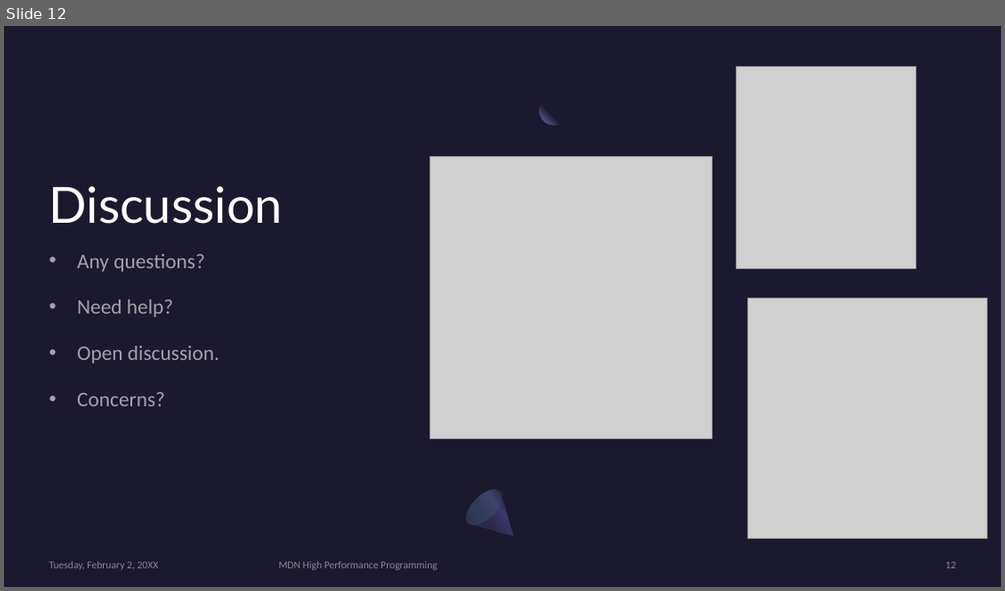
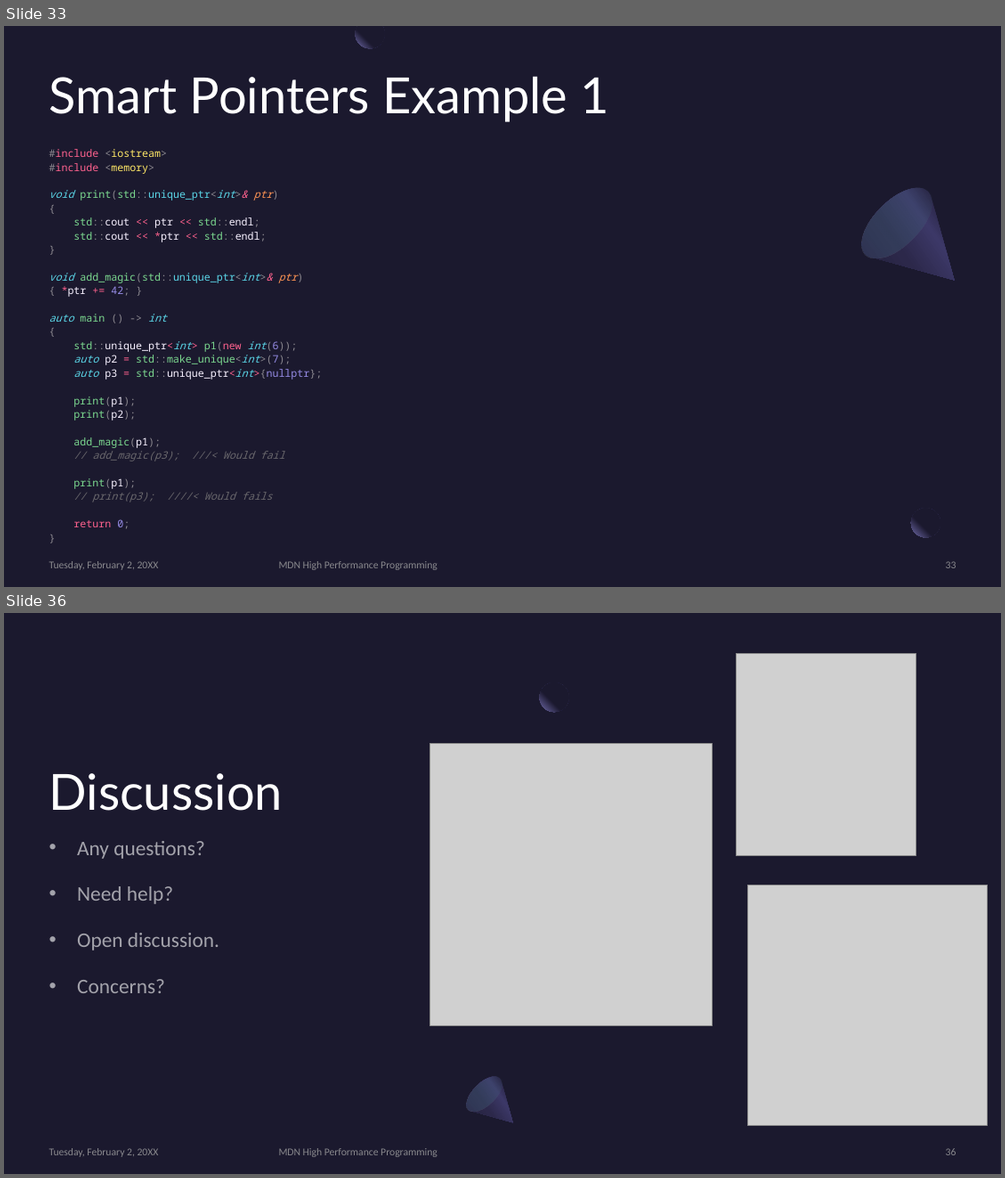
Before and after one commit to MonashDeepNeuron/HPP, a slide deck: content/part3/slides/hpp_part3.pptx. Shown one above the other, each under a label of ours: slide 12 before the commit, slides 33 and 36 after it; the slides between them are not shown. The pictures are 1005x591 and 1005x1178 pixels, drawn with LibreOffice and Linux fonts; fonts in the diff are those of the drawing; grey boxes stand for pictures. Boxes give left, top, right and bottom in pixels: in the first picture for what was removed or moved away, otherwise in the second. Text is boxed around its words. In the diff, an @@ line names an element or a change of style, - is before the commit and + after.

```diff
--- a/content/part3/slides/hpp_part3.pptx
+++ b/content/part3/slides/hpp_part3.pptx
@@ slide 33 added at bbox=[4, 26, 1001, 587], background #1B192E @@
@@ freeform shape added at bbox=[356, 26, 385, 48], fill gradient #1B192E to #7771B2 @@
@@ title added at bbox=[49, 76, 609, 122], 48 pt, text #FFFFFF @@
+Smart Pointers Example 1
@@ text added at bbox=[49, 149, 323, 502], 10 pt, text #7BD88F @@
+#include <iostream>
+#include <memory>
+void print(std::unique_ptr<int>& ptr)
+{
+std::cout << ptr << std::endl;
+std::cout << *ptr << std::endl;
+}
+void add_magic(std::unique_ptr<int>& ptr)
+{ *ptr += 42; }
+auto main () -> int
+{
+std::unique_ptr<int> p1(new int(6));
+auto p2 = std::make_unique<int>(7);
+auto p3 = std::unique_ptr<int>{nullptr};
+print(p1);
+print(p2);
+add_magic(p1);
+// add_magic(p3); ///< Would fail
+print(p1);
+// print(p3); ////< Would fails
+return 0;
+}
@@ freeform shape added at bbox=[850, 176, 986, 312], fill gradient #2C284A to #3C3867 to #1B192E @@
@@ ellipse added at bbox=[850, 176, 944, 270], fill gradient #454075 to #5BEFC1 @@
@@ rectangle added at bbox=[940, 502, 971, 532], fill #1B192E at 80% opacity @@
@@ ellipse added at bbox=[911, 508, 940, 538], fill gradient #1B192E to #7771B2 @@
@@ text added at bbox=[49, 561, 159, 570], 10 pt, text #A6A6A6 at 80% opacity @@
+Tuesday, February 2, 20XX
@@ text added at bbox=[279, 561, 437, 570], 10 pt, text #A6A6A6 at 80% opacity @@
+MDN High Performance Programming
@@ page number added at bbox=[946, 561, 956, 568], 10 pt, text #A6A6A6 at 80% opacity @@
+33
@@ what was slide 12 is now slide 36 @@
@@ page number at bbox=[946, 1148, 956, 1155]: text changed @@
-12
+36
```
Also in this commit, not shown: 2 slides changed, 23 other slides added, 4 other files.
